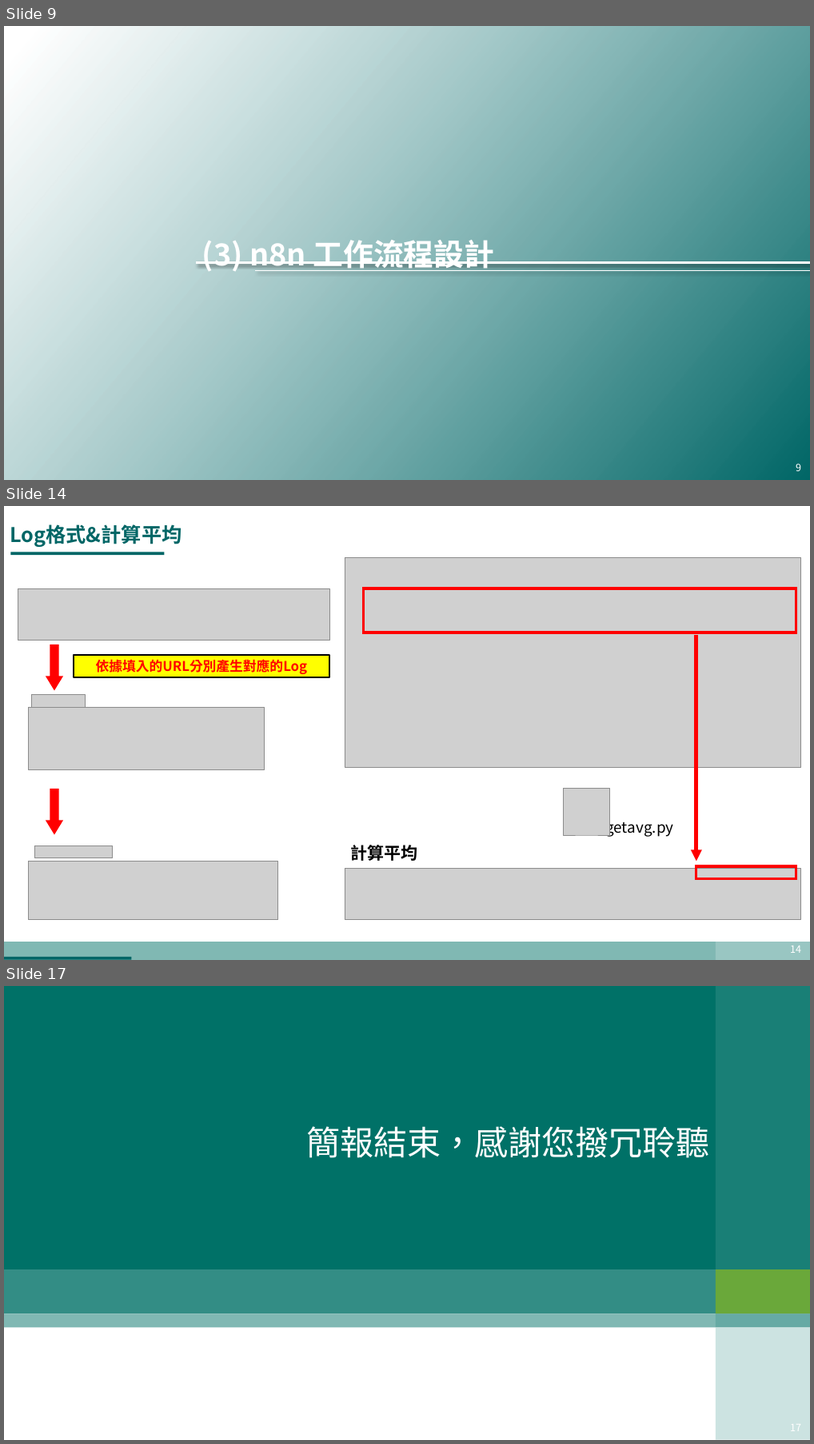
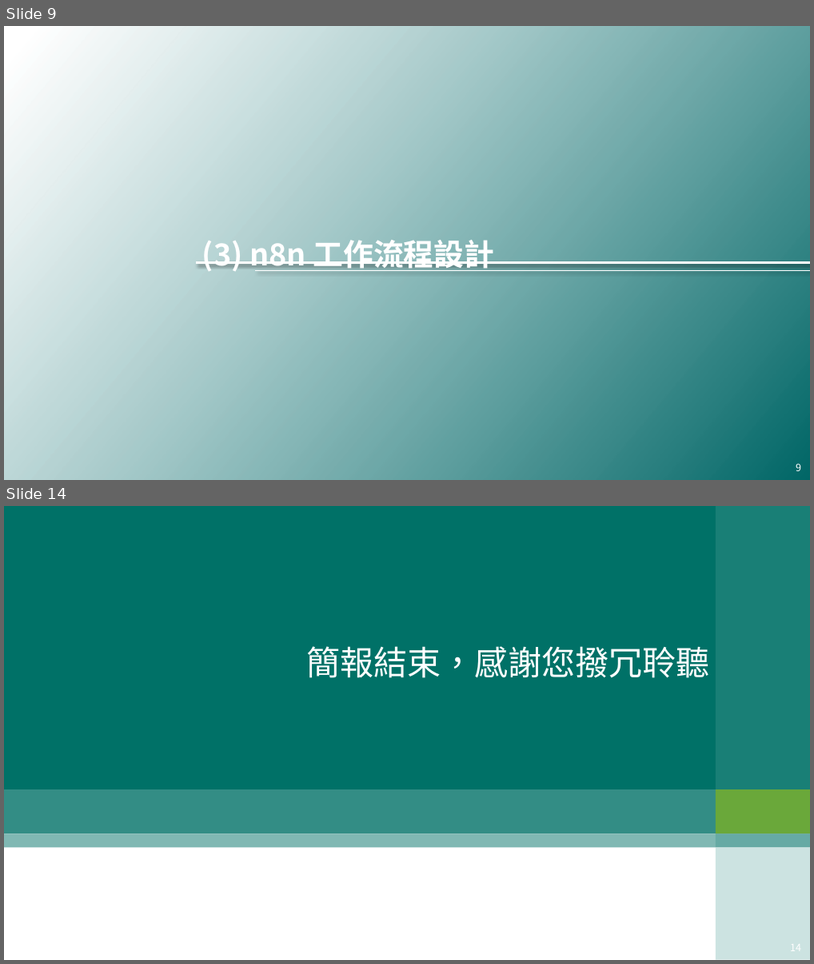
Before and after one commit to 43903687/Data_for_CTBC, a slide deck: 20251104_n8n報告.pptx. Shown one above the other, each under a label of ours: slides 9, 14 and 17 before the commit, slides 9 and 14 after it; the slides between them are not shown. The pictures are 814x1444 and 814x964 pixels, drawn with LibreOffice and Linux fonts; fonts in the diff are those of the drawing; grey boxes stand for pictures; background and template pictures are left out. Boxes give left, top, right and bottom in pixels: in the first picture for what was removed or moved away, otherwise in the second. Text is boxed around its words. In the diff, an @@ line names an element or a change of style, - is before the commit and + after.

```diff
--- a/20251104_n8n報告.pptx
+++ b/20251104_n8n報告.pptx
@@ slide 14 removed at (x1=4, y1=506, x2=810, y2=960), background #FFFFFF @@
@@ title removed at (x1=10, y1=524, x2=182, y2=547) @@
-Log格式&計算平均
@@ rectangle removed at (x1=10, y1=552, x2=164, y2=555) @@
@@ picture removed at (x1=345, y1=558, x2=802, y2=768) @@
@@ picture removed at (x1=18, y1=588, x2=330, y2=640) @@
@@ rectangle removed at (x1=364, y1=588, x2=797, y2=632) @@
@@ right arrow removed at (x1=46, y1=644, x2=63, y2=690) @@
@@ arrow removed from (697, 635) to (697, 861) @@
@@ rectangle removed at (x1=74, y1=655, x2=330, y2=677) @@
-依據填入的URL分別產生對應的Log
@@ picture removed at (x1=32, y1=694, x2=86, y2=707) @@
@@ picture removed at (x1=28, y1=707, x2=265, y2=769) @@
@@ right arrow removed at (x1=46, y1=788, x2=63, y2=834) @@
@@ picture removed at (x1=564, y1=788, x2=610, y2=835) @@
@@ text removed at (x1=606, y1=816, x2=674, y2=836) @@
-getavg.py
@@ picture removed at (x1=28, y1=861, x2=278, y2=920) @@
@@ picture removed at (x1=34, y1=845, x2=112, y2=858) @@
@@ text removed at (x1=350, y1=844, x2=418, y2=860) @@
-計算平均
@@ picture removed at (x1=345, y1=868, x2=802, y2=919) @@
@@ rectangle removed at (x1=697, y1=866, x2=797, y2=878) @@
@@ rectangle removed at (x1=4, y1=941, x2=810, y2=960) @@
@@ rectangle removed at (x1=4, y1=956, x2=132, y2=960) @@
@@ rectangle removed at (x1=716, y1=941, x2=810, y2=960) @@
@@ page number removed at (x1=790, y1=945, x2=802, y2=952) @@
-14
@@ what was slide 17 is now slide 14 @@
@@ page number at (x1=756, y1=939, x2=808, y2=956): text changed @@
-17
+14
```
Also in this commit, not shown: 4 slides changed, 3 slides added, 5 other slides removed, 1 other file.
